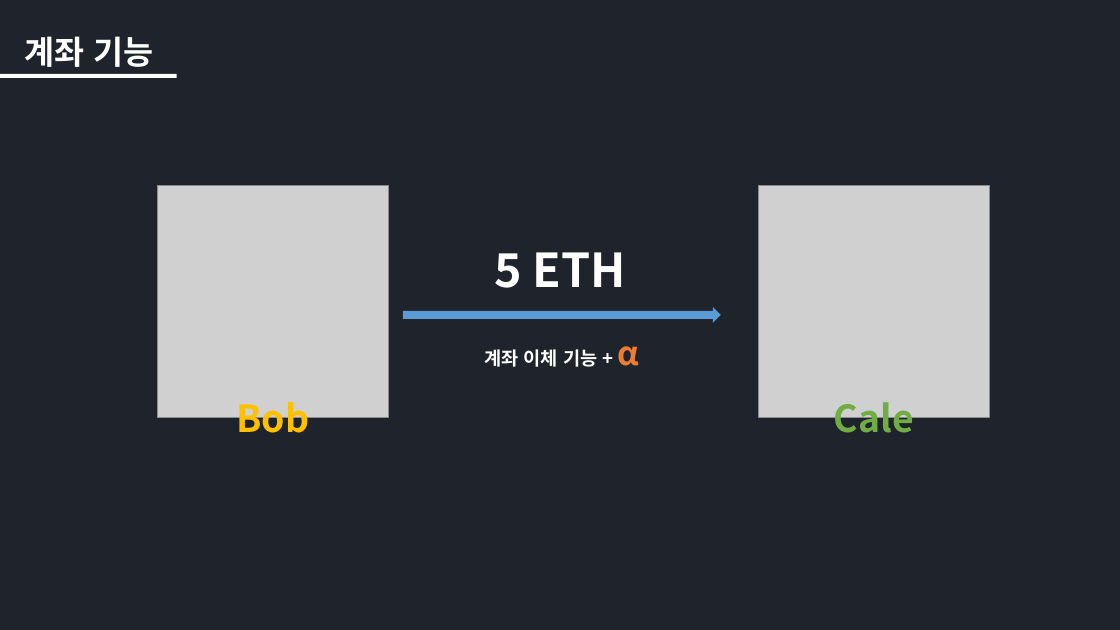
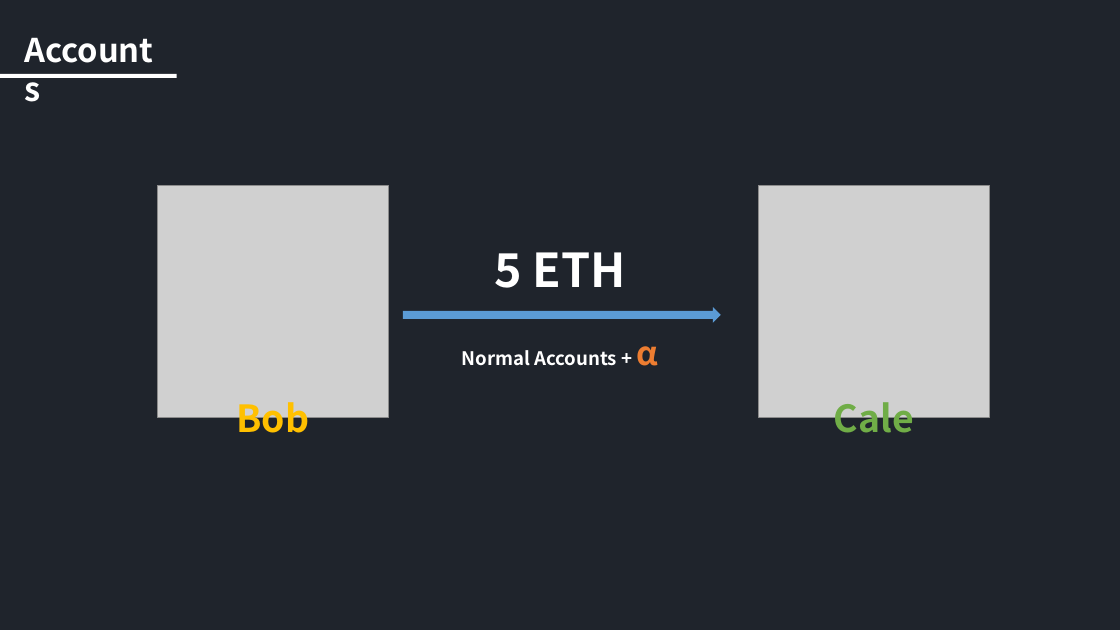
Before and after one commit to iKeyDev-KsJ/Blockchain-Academy, a slide deck: slide 45 of Week_1/Blockchain.pptx (slide 29 before the commit). Drawn at 1120x630 pixels with LibreOffice and Linux fonts; fonts in the diff are those of the drawing; grey boxes stand for pictures. Boxes give left, top, right and bottom in pixels: in the first picture for what was removed or moved away, otherwise in the second. Text is boxed around its words. In the diff, an @@ line names an element or a change of style, - is before the commit and + after.

```diff
--- a/Week_1/Blockchain.pptx
+++ b/Week_1/Blockchain.pptx
@@ text at bbox=[24, 36, 154, 67]: text changed @@
-계좌 기능
+Accounts
@@ text "Normal Accounts + α" at bbox=[462, 346, 659, 366]: vertical alignment top to middle @@
@@ text at bbox=[462, 346, 659, 366]: text changed @@
-계좌 이체 기능 + α
+Normal Accounts + α
```
Also in this commit, not shown: 8 other slides changed, 38 slides added, 36 slides removed, 8 other files.
